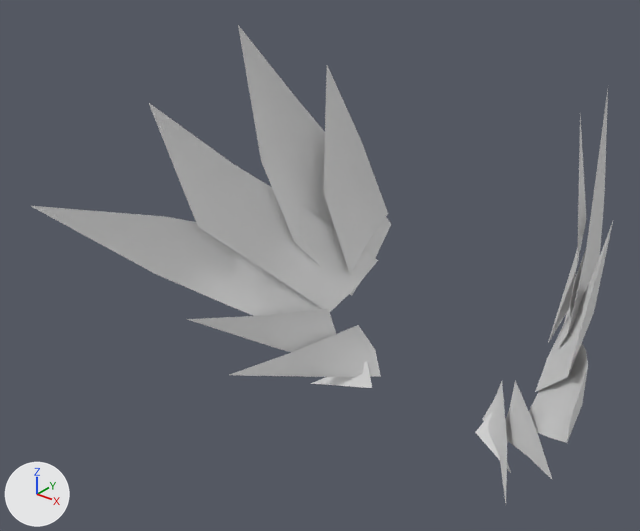
The glTF model assets/Converted Models/HairStyle/Human Male/Martial arts male hair 17.glb as it was, and as the next commit left it.
The view is the same before and after, from a 50 mm camera at (0.256, -0.435, 0.331) aimed at (-0.028, -0.081, 0.112). The lights are fixed; the arrows at lower left show +X, +Y and +Z. The first picture is the older version.

Objects in the first picture: '������ͷ��17_0'.
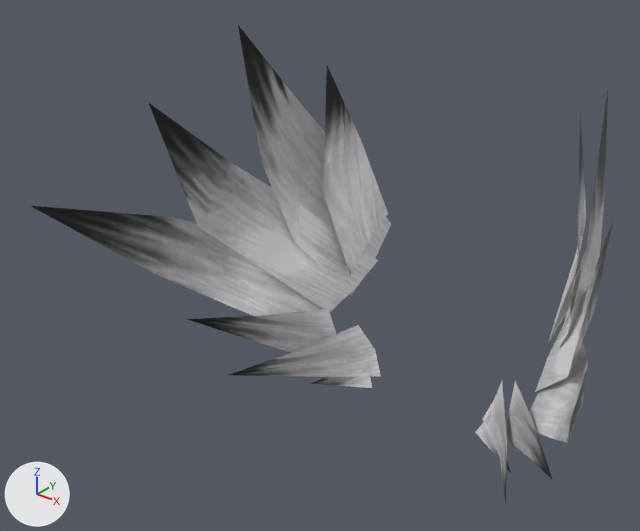
The change in detail:
Picture 'tex_2251939496341131144.dds' (img_tex_2251939496341131144_dds) is new.
Material '武侠男头发17_0_mat' (mat_武侠男头发17_0_mat) is new.
Its texture is img_tex_2251939496341131144_dds.
me_ͷ__17_0 has 108 vertices, 98 faces and spans x -0.162..0.162, y -0.174..0.053, z -0.016..0.232.
me_ͷ__17_0 gains material mat_武侠男头发17_0_mat (picture img_tex_2251939496341131144_dds).

Pixel boxes (x1, y1, x2, y2) of what changed, in the pictures (640 x 531 px):
'������ͷ��17_0', recoloured (darker): (31, 25, 613, 503) in both
